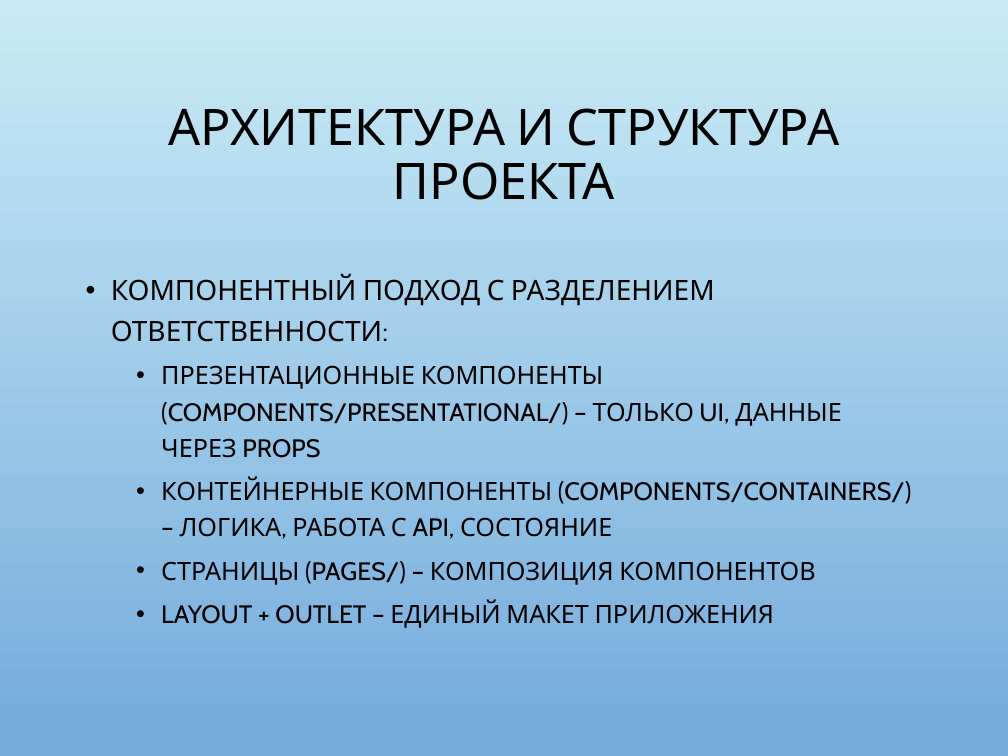
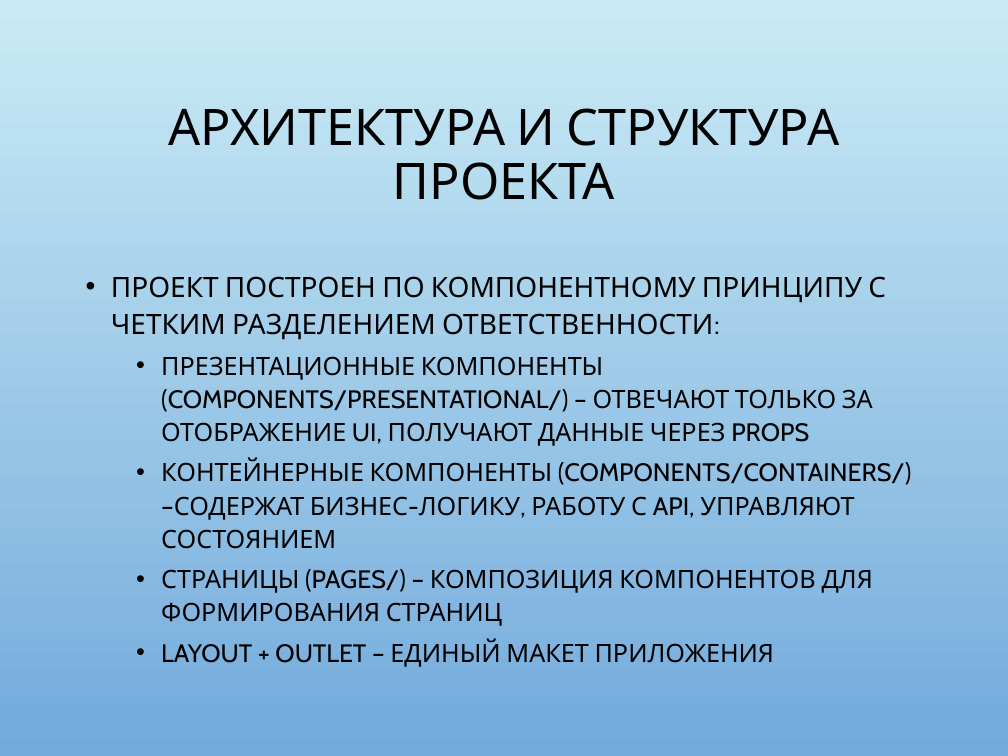
Before and after one commit to SvetlanaRozanova0108/plus-smart-home-frontend, a slide deck: slide 5 of Презентация_проекта_Plus_Smart_Home.pptx. Drawn at 1008x756 pixels with LibreOffice and Linux fonts; fonts in the diff are those of the drawing; background and template pictures are left out. Boxes give left, top, right and bottom in pixels: in the first picture for what was removed or moved away, otherwise in the second. Text is boxed around its words. In the diff, an @@ line names an element or a change of style, - is before the commit and + after.

```diff
--- a/Презентация_проекта_Plus_Smart_Home.pptx
+++ b/Презентация_проекта_Plus_Smart_Home.pptx
@@ text at (111,276,912,626): text changed @@
-• КОМПОНЕНТНЫЙ ПОДХОД С РАЗДЕЛЕНИЕМ ОТВЕТСТВЕННОСТИ:
-  • ПРЕЗЕНТАЦИОННЫЕ КОМПОНЕНТЫ (COMPONENTS/PRESENTATIONAL/) – ТОЛЬКО UI, ДАННЫЕ ЧЕРЕЗ PROPS
-  • КОНТЕЙНЕРНЫЕ КОМПОНЕНТЫ (COMPONENTS/CONTAINERS/) – ЛОГИКА, РАБОТА С API, СОСТОЯНИЕ
-  • СТРАНИЦЫ (PAGES/) – КОМПОЗИЦИЯ КОМПОНЕНТОВ
+• ПРОЕКТ ПОСТРОЕН ПО КОМПОНЕНТНОМУ ПРИНЦИПУ С ЧЕТКИМ РАЗДЕЛЕНИЕМ ОТВЕТСТВЕННОСТИ:
+  • ПРЕЗЕНТАЦИОННЫЕ КОМПОНЕНТЫ (COMPONENTS/PRESENTATIONAL/) – ОТВЕЧАЮТ ТОЛЬКО ЗА ОТОБРАЖЕНИЕ UI, ПОЛУЧАЮТ ДАННЫЕ ЧЕРЕЗ PROPS
+  • КОНТЕЙНЕРНЫЕ КОМПОНЕНТЫ (COMPONENTS/CONTAINERS/) –СОДЕРЖАТ БИЗНЕС-ЛОГИКУ, РАБОТУ С API, УПРАВЛЯЮТ СОСТОЯНИЕМ
+  • СТРАНИЦЫ (PAGES/) – КОМПОЗИЦИЯ КОМПОНЕНТОВ ДЛЯ ФОРМИРОВАНИЯ СТРАНИЦ
@@ text at (161,638,775,667): line spacing 1.2 to 1.1 @@
```
Also in this commit, not shown: 6 other slides changed, 1 slide added, 1 slide removed, 3 other files.
